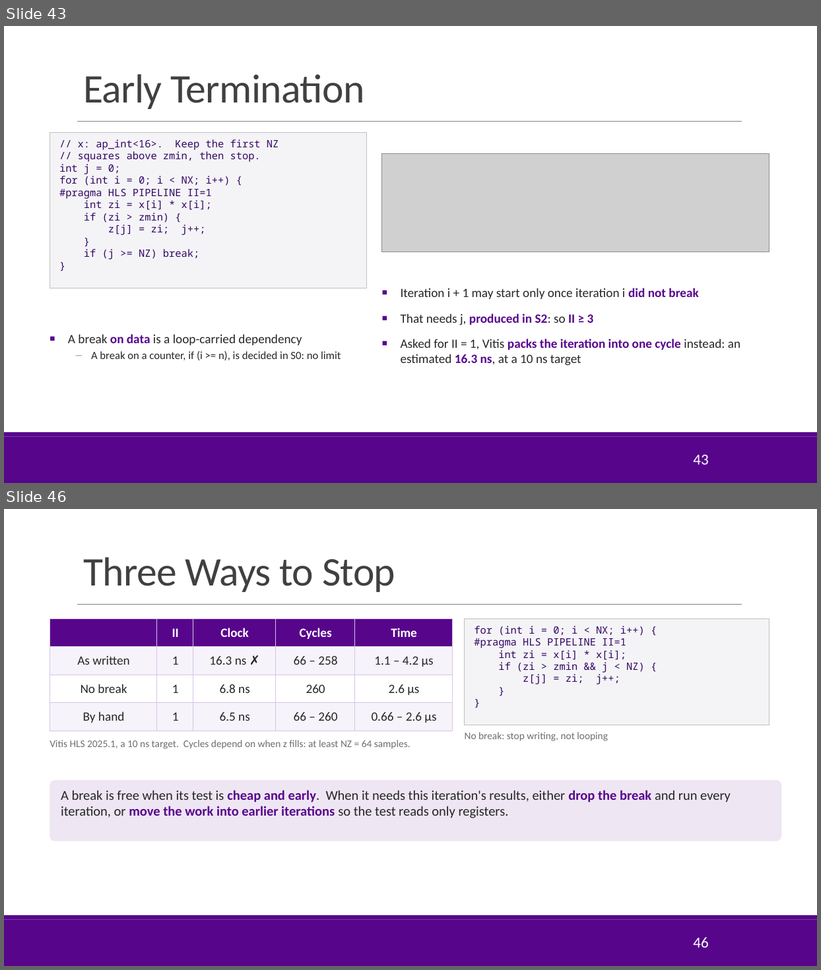
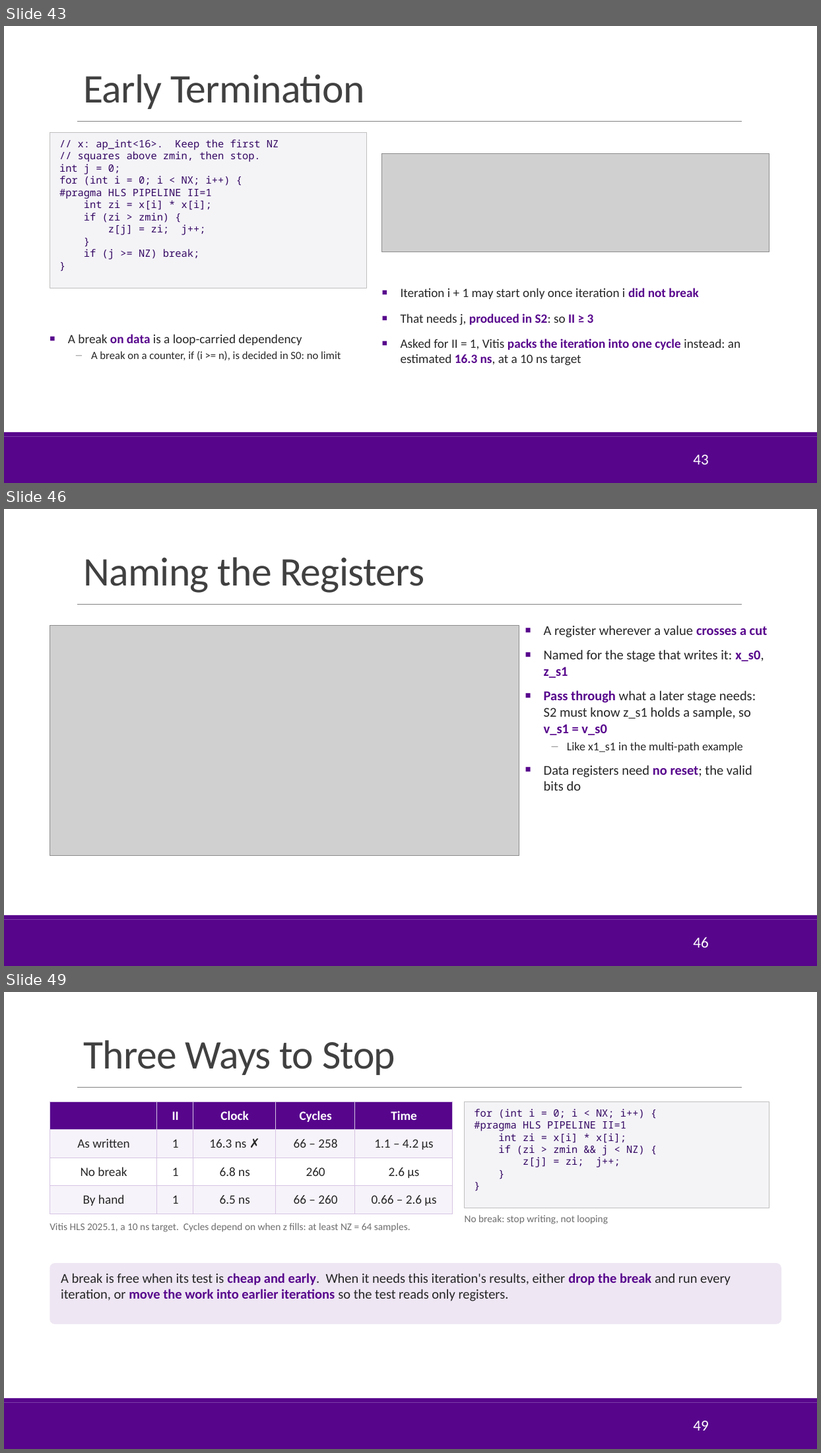
Before and after one commit to sdrangan/hwdesign, a slide deck: units/unit07_loopopt/loopopt.pptx. Shown one above the other, each under a label of ours: slides 43 and 46 before the commit, slides 43, 46 and 49 after it; the slides between them are not shown. The pictures are 821x970 and 821x1453 pixels, drawn with LibreOffice and Linux fonts; fonts in the diff are those of the drawing; grey boxes stand for pictures; background and template pictures are left out. Boxes give left, top, right and bottom in pixels: in the first picture for what was removed or moved away, otherwise in the second. Text is boxed around its words. In the diff, an @@ line names an element or a change of style, - is before the commit and + after.

```diff
--- a/units/unit07_loopopt/loopopt.pptx
+++ b/units/unit07_loopopt/loopopt.pptx
@@ slide 46 added at [4, 509, 817, 966], background #FFFFFF; not listed: 3 template elements that a slide beside it also shows @@
@@ title added at [83, 557, 424, 593], 48 pt, text #404040 @@
+Naming the Registers
@@ picture added at [50, 626, 519, 856] @@
@@ text added at [544, 625, 768, 791], 16 pt, text #262626 @@
+■ A register wherever a value crosses a cut
+■ Named for the stage that writes it: x_s0, z_s1
+■ Pass through what a later stage needs: S2 must know z_s1 holds a sample, so v_s1 = v_s0
+– Like x1_s1 in the multi-path example
+■ Data registers need no reset; the valid bits do
@@ page number added at [693, 937, 708, 948], 18 pt, text #FFFFFF @@
+46
@@ what was slide 46 is now slide 49 @@
@@ page number at [693, 1421, 708, 1431]: text changed @@
-46
+49
```
Also in this commit, not shown: 1 slide changed, 3 other slides added, 1 slide removed, 6 other files.
